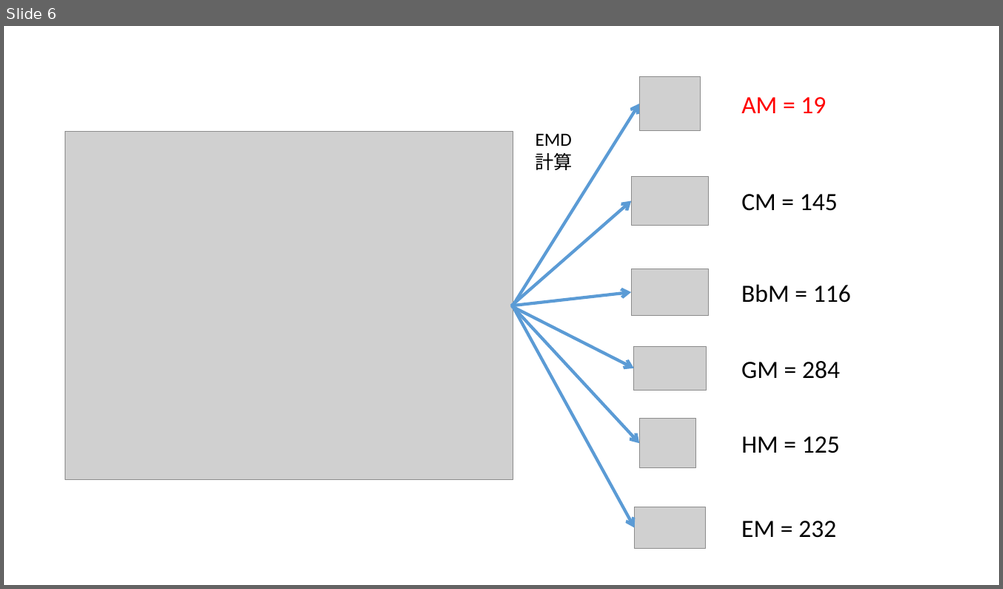
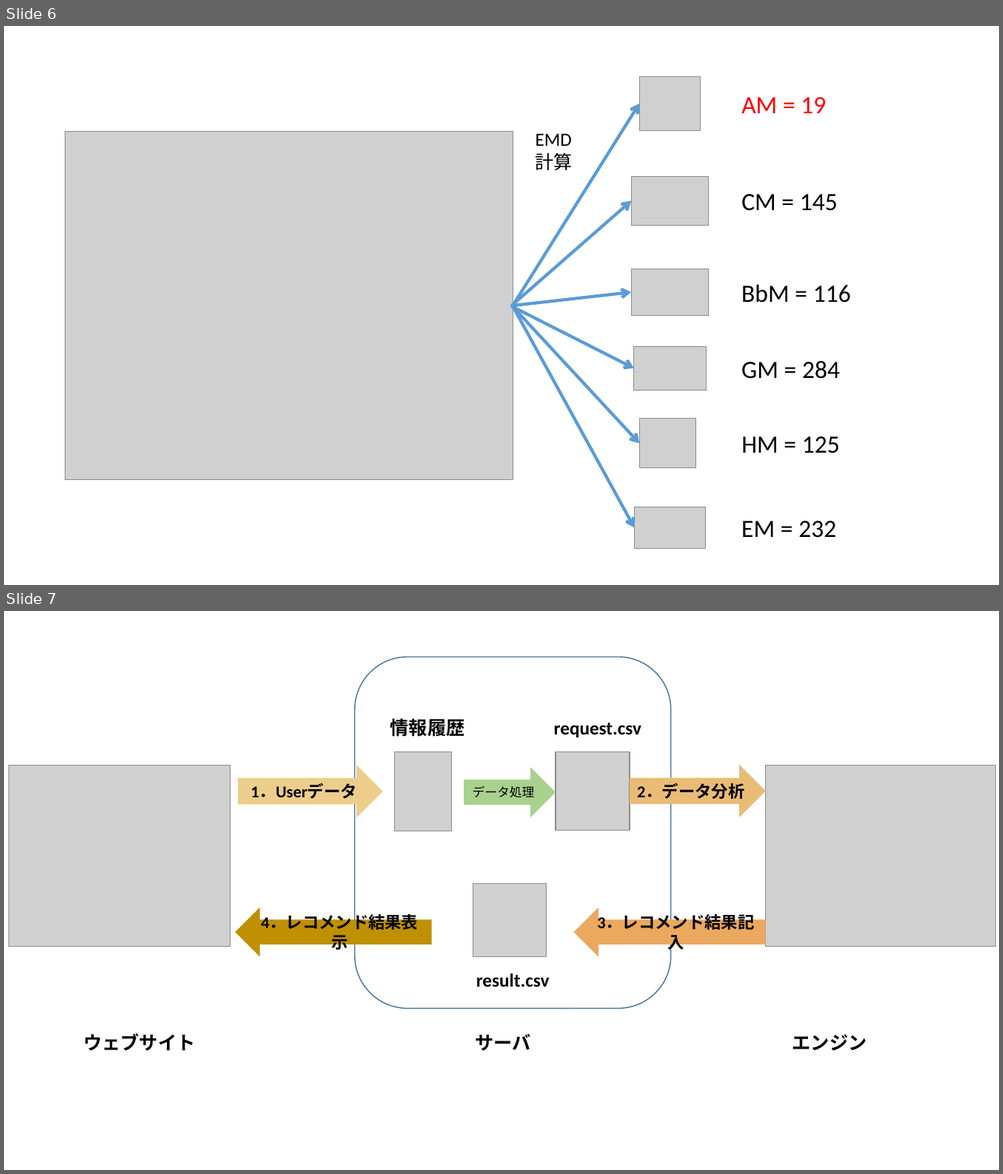
Before and after one commit to we333/m2_paper, a slide deck: ppt.pptx. Shown one above the other, each under a label of ours: slide 6 before the commit, slides 6 and 7 after it. The pictures are 1003x589 and 1003x1174 pixels, drawn with LibreOffice and Linux fonts; fonts in the diff are those of the drawing; grey boxes stand for pictures. Boxes give left, top, right and bottom in pixels: in the first picture for what was removed or moved away, otherwise in the second. Text is boxed around its words. In the diff, an @@ line names an element or a change of style, - is before the commit and + after.

```diff
--- a/ppt.pptx
+++ b/ppt.pptx
@@ slide 7 added at [4,611,999,1170], background #FFFFFF @@
@@ rounded rectangle added at [355,657,671,1008], outline #43739E 1 pt @@
@@ text added at [390,715,465,739], 18 pt, text #000000, bold @@
+情報履歴
@@ text added at [554,723,641,738], 18 pt, text #000000, bold @@
+request.csv
@@ picture added at [9,766,230,948] @@
@@ right arrow added at [239,766,383,818], fill #ECCD8B, 16 pt, text #000000, bold @@
+1．Userデータ
@@ picture added at [394,752,452,831] @@
@@ picture added at [555,752,629,830] @@
@@ right arrow added at [629,765,765,817], fill #E9BC76, 16 pt, text #000000, bold @@
+2．データ分析
@@ picture added at [765,766,996,948] @@
@@ right arrow added at [464,768,555,817], fill #A9D18E, 12 pt, text #000000 @@
+データ処理
@@ picture added at [472,883,546,957] @@
@@ left arrow added at [236,908,432,957], fill #BF9000, 16 pt, text #000000, bold @@
+4．レコメンド結果表示
@@ left arrow added at [574,908,765,957], fill #EBA85F, 16 pt, text #000000, bold @@
+3．レコメンド結果記入
@@ text added at [476,974,549,988], 18 pt, text #000000, bold @@
+result.csv
@@ text added at [83,1034,195,1051], 18 pt, text #000000, bold @@
+ウェブサイト
@@ text added at [475,1034,530,1051], 18 pt, text #000000, bold @@
+サーバ
@@ text added at [792,1034,867,1051], 18 pt, text #000000, bold @@
+エンジン
```
Also in this commit, not shown: 3 other slides added, 3 other files.
